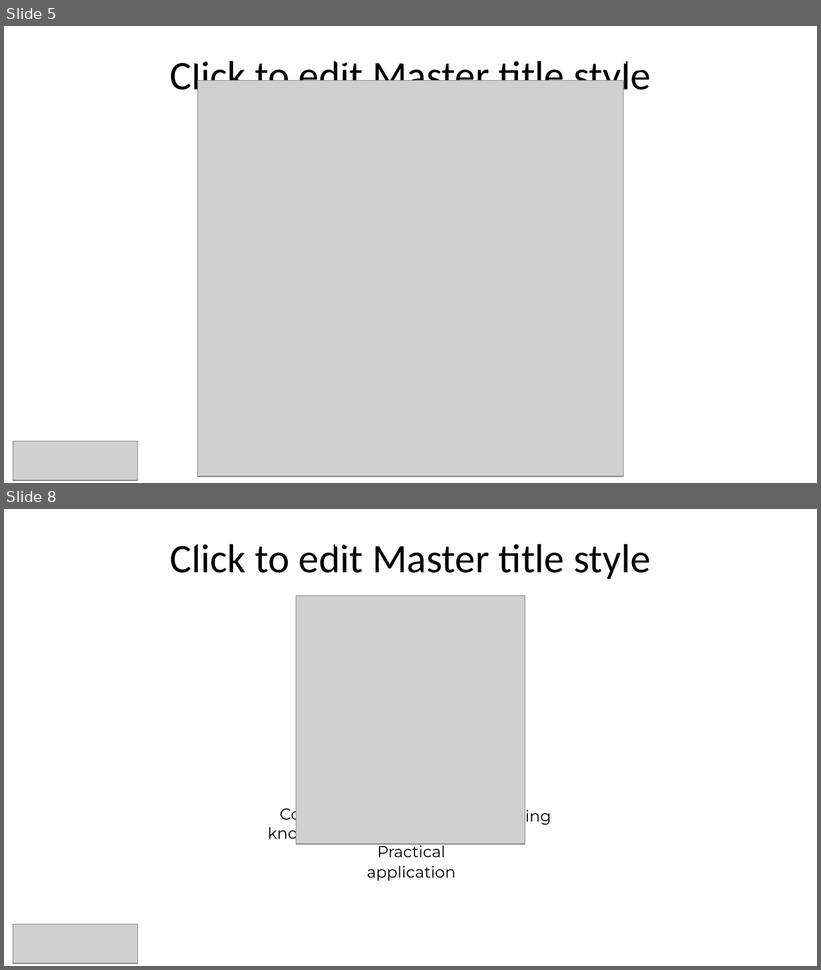
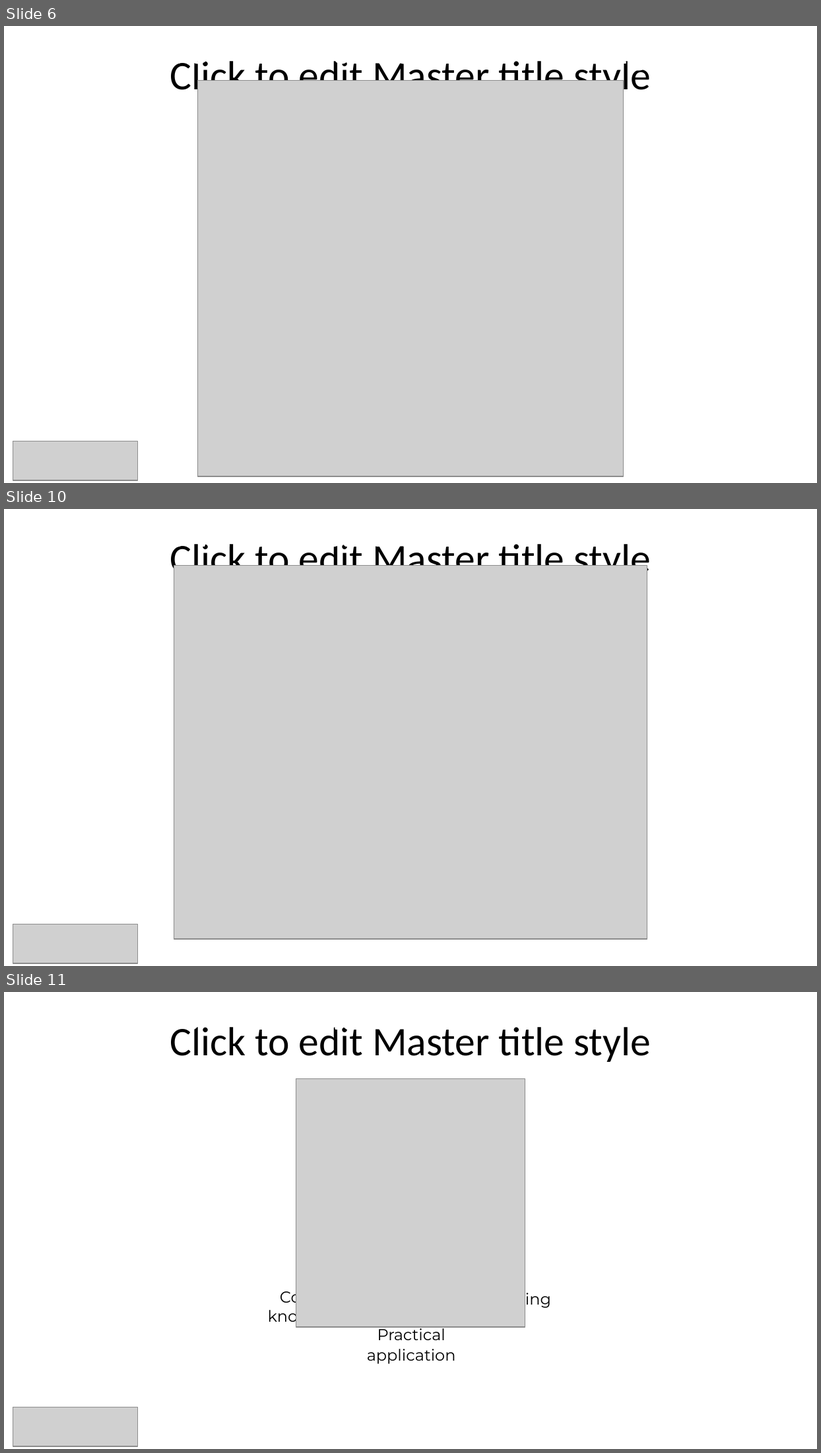
Before and after one commit to timothywarner/csaz104, a slide deck: warner-cs-AZ104.pptx. Shown one above the other, each under a label of ours: slides 5 and 8 before the commit, slides 6, 10 and 11 after it; the slides between them are not shown. The pictures are 821x970 and 821x1453 pixels, drawn with LibreOffice and Linux fonts; fonts in the diff are those of the drawing; grey boxes stand for pictures; background and template pictures are left out. Boxes give left, top, right and bottom in pixels: in the first picture for what was removed or moved away, otherwise in the second. Text is boxed around its words. In the diff, an @@ line names an element or a change of style, - is before the commit and + after.

```diff
--- a/warner-cs-AZ104.pptx
+++ b/warner-cs-AZ104.pptx
@@ slide 10 added at [4, 509, 817, 966], background picture (left out); not listed: 1 template element that a slide beside it also shows @@
@@ title added at [114, 544, 500, 556], 36 pt, text #FFFFFF @@
+Cert Validity & Renewal
@@ picture added at [174, 566, 648, 940] @@
@@ picture added at [13, 925, 137, 964] @@
@@ what was slide 5 is now slide 6 @@
@@ what was slide 8 is now slide 11 @@
```
Also in this commit, not shown: 2 slides changed, 2 other slides added.
